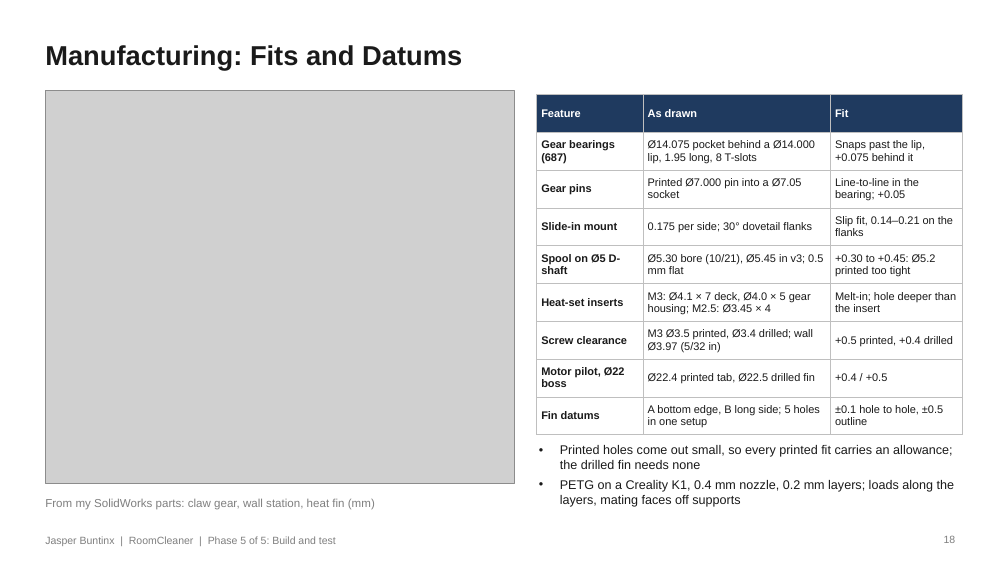
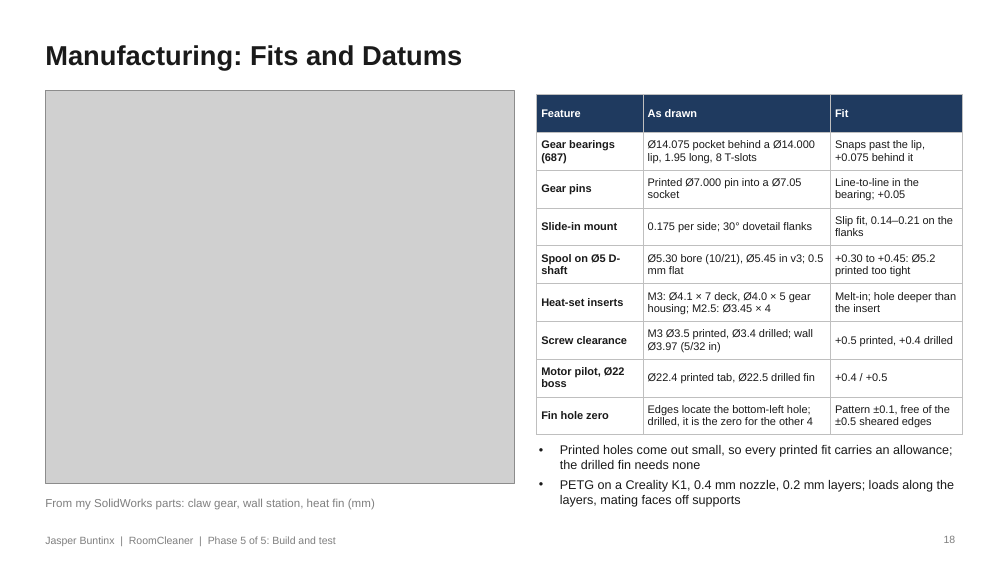
Before and after one commit to Jaspario1199/RoomCleaner, a slide deck: slide 18 of docs/presentation/deck_v8/RoomCleaner_Buntinx_Oct27_v8.pptx. Drawn at 1008x567 pixels with LibreOffice and Linux fonts; fonts in the diff are those of the drawing; grey boxes stand for pictures. Boxes give left, top, right and bottom in pixels: in the first picture for what was removed or moved away, otherwise in the second. Text is boxed around its words. In the diff, an @@ line names an element or a change of style, - is before the commit and + after.

```diff
--- a/docs/presentation/deck_v8/RoomCleaner_Buntinx_Oct27_v8.pptx
+++ b/docs/presentation/deck_v8/RoomCleaner_Buntinx_Oct27_v8.pptx
@@ table at [537,95,963,432] @@
-row 9: Fin datums | A bottom edge, B long side; 5 holes in one setup | ±0.1 hole to hole, ±0.5 outline
+row 9: Fin hole zero | Edges locate the bottom-left hole; drilled, it is the zero for the other 4 | Pattern ±0.1, free of the ±0.5 sheared edges
```
Also in this commit, not shown: 7 other files.
